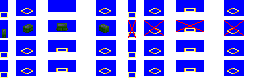
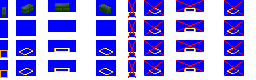
Before/after of a w=256, h=80 layered artwork. What changed in the layer stack:
renamed "large hopper" to "medium hopper", painted on it over [2, 3, 111, 38]
painted on "Layer 1" over [0, 0, 244, 78]
